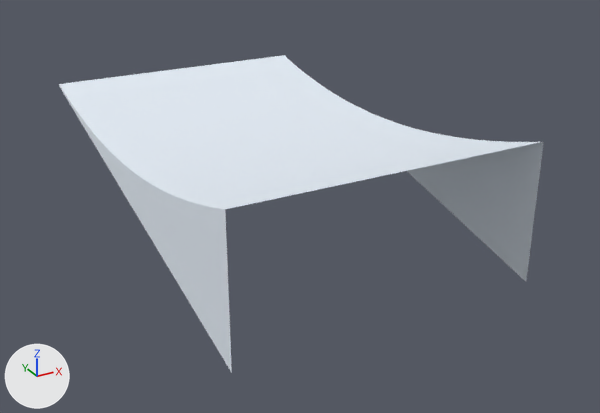
A saved change to the Blender file ArtSource/Blender/JumpMedium.blend.
Both versions are drawn from a 50 mm camera at (-12.1, -32.5, 8.7) aimed at (1.5, -7.9, -3.6). The axes (+X, +Y, +Z) are drawn at lower left. The lights are the same throughout. The first picture is the older version.

Objects in the first picture: 'ContinuousSnowSurface', 'SnowSides'.
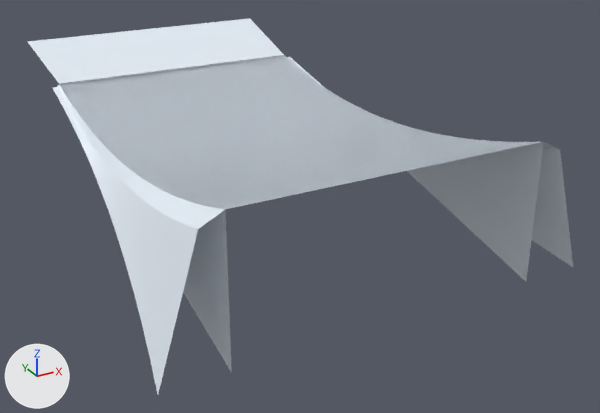
Edits to the bpy script that builds the scene:
```text
Add me_continuoussnowsurface_002:
    me_continuoussnowsurface_002.from_pydata(...)  # 780 vertices, 481 faces; spans x -7.0..7.0, y -16.0..4.0, z -3.8..0.9
    me_continuoussnowsurface_002.materials.append(mat_snow_011)  # white #e8f1fa
Add ob_visual_jumpmedium:
    ob_visual_jumpmedium = bpy.data.objects.new('Visual_JumpMedium', me_continuoussnowsurface_002)
    ob_visual_jumpmedium.location = (0.0, 0.0, 0.0)
```

Where the change shows, as pixel boxes [x1, y1, x2, y2] in the pictures (600 x 413 px):
'Visual_JumpMedium', added: after [27, 18, 573, 395]
'ContinuousSnowSurface', unchanged, covered by the edit: before [59, 55, 540, 209]
